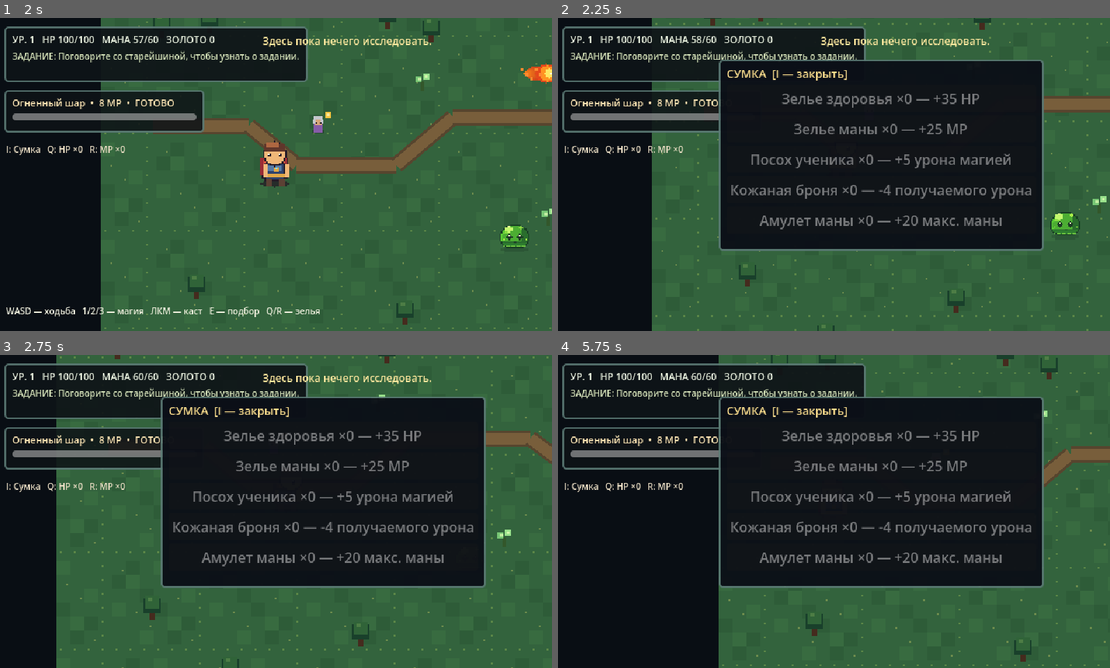
Above: before the commit, frames 1-4 (two rows, left to right).
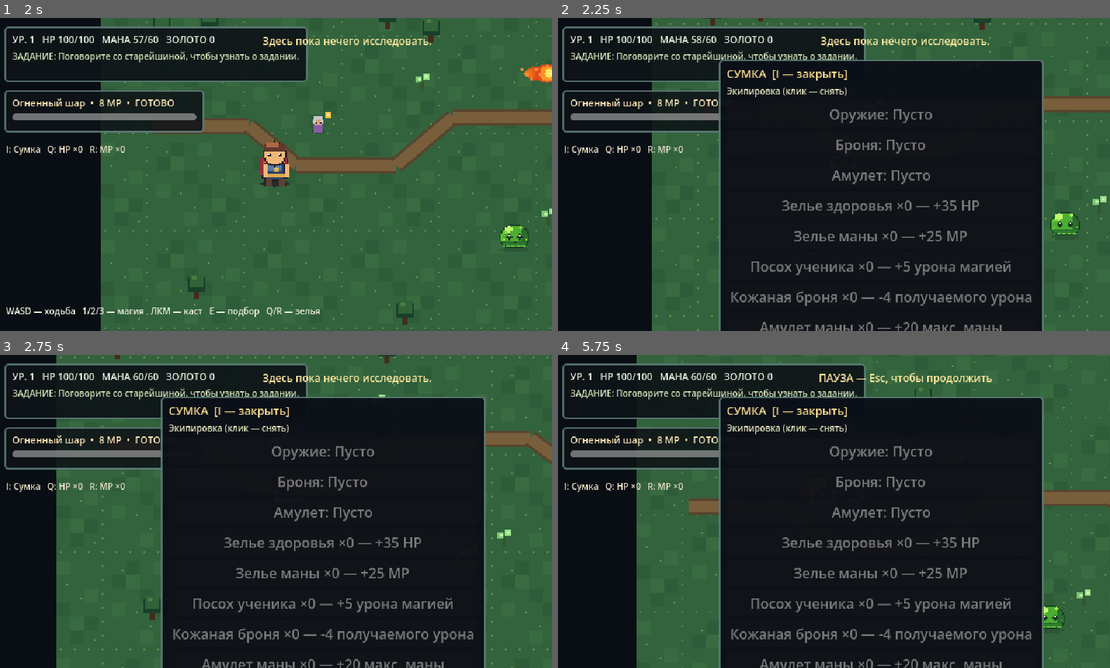
Above: after the commit, the same moments.

Repository: DoctorStrangeSH/Skyward-Tales
Game: Godot game, scene res://scenes/main.tscn
The game is run twice, just before and just after one commit, with the same random seed, the same clock (stepped at 60 frames per second) and the same inputs.
Inputs (mouse positions are in pixels of both pictures, inside the frame that each line leads up to):
- Up to frame 1 (2 s): tap Enter at 0.5 s; move the mouse to (397, 158) at 0.52 s; press the mouse at (397, 158) at 0.53 s; hold D (move_right) 0.53-1.28 s; move the mouse to (160, 190) at 1.27 s; release the mouse at (160, 190) at 1.28 s; hold S (move_down) from 1.28 s (still down); tap E (interact) at 1.35 s
- Up to frame 2 (2.25 s): move the mouse to (889, 105) at 2.02 s; release S (move_down) at 2.03 s; hold D (move_right) from 2.03 s (still down); tap I at 2.1 s
- Up to frame 3 (2.75 s): keep holding D (move_right)
- Up to frame 4 (5.75 s): move the mouse to (806, 574) at 2.77 s; release D (move_right) at 2.78 s; hold W (move_up) 2.78-3.53 s; tap Q at 2.85 s; click (806, 574) at 2.92 s; move the mouse to (999, 558) at 3.52 s; hold A (move_left) 3.53-5.03 s; tap R at 3.6 s; tap Escape (pause) at 4.15 s; move the mouse to (662, 464) at 4.27 s; tap 1 at 4.35 s; move the mouse to (861, 511) at 5.02 s; hold S (move_down) from 5.03 s (still down); tap 2 at 5.1 s; click (861, 511) at 5.17 s

Frame 1 is identical in both runs. In frame 2, 20% of the frame differs, in the area x 29-89%, y 22-100%; in frame 3, 20%; in frame 4, 33%, in the area x 14-100%, y 0-100%.

Commit message:
feat: removable equipment slots with reversible mana bonuses and CI test

Diff:
--- a/scripts/hud.gd
+++ b/scripts/hud.gd
@@ -12,8 +12,10 @@
 var inventory_label: Label
 var inventory_panel: PanelContainer
 var inventory_list: VBoxContainer
+var equipment_list: VBoxContainer
 var inventory_open: bool = false
 signal inventory_use_requested(item_id: String)
+signal inventory_unequip_requested(slot: String)
 var message_time: float = 0.0
 var dialogue_visible: bool = false
 
@@ -86,6 +88,9 @@
 	var contents := VBoxContainer.new()
 	inventory_panel.add_child(contents)
 	contents.add_child(_make_label("СУМКА  [I — закрыть]", 13, Color(1.0, 0.88, 0.56)))
+	contents.add_child(_make_label("Экипировка (клик — снять)", 10, Color(0.91, 0.90, 0.75)))
+	equipment_list = VBoxContainer.new()
+	contents.add_child(equipment_list)
 	inventory_list = VBoxContainer.new()
 	contents.add_child(inventory_list)
 	inventory_panel.visible = false
@@ -127,6 +132,18 @@
 	for child in inventory_list.get_children():
 		inventory_list.remove_child(child)
 		child.queue_free()
+	for child in equipment_list.get_children():
+		equipment_list.remove_child(child)
+		child.queue_free()
+	var slots: Dictionary = {"weapon": "Оружие", "armor": "Броня", "amulet": "Амулет"}
+	var gear_names: Dictionary = {"apprentice_staff": "Посох ученика", "leather_armor": "Кожаная броня", "mana_amulet": "Амулет маны"}
+	for slot in ["weapon", "armor", "amulet"]:
+		var equipped_item: String = str(player.equipment.get(slot, ""))
+		var slot_button := Button.new()
+		slot_button.text = "%s: %s" % [slots[slot], gear_names.get(equipped_item, "Пусто")]
+		slot_button.disabled = equipped_item.is_empty()
+		slot_button.pressed.connect(func() -> void: inventory_unequip_requested.emit(slot))
+		equipment_list.add_child(slot_button)
 	var order: Array[String] = ["health_potion", "mana_potion", "apprentice_staff", "leather_armor", "mana_amulet"]
 	var names: Dictionary = {"health_potion": "Зелье здоровья", "mana_potion": "Зелье маны", "apprentice_staff": "Посох ученика", "leather_armor": "Кожаная броня", "mana_amulet": "Амулет маны"}
 	var descriptions: Dictionary = {"health_potion": "+35 HP", "mana_potion": "+25 MP", "apprentice_staff": "+5 урона магией", "leather_armor": "-4 получаемого урона", "mana_amulet": "+20 макс. маны"}
--- a/scripts/main.gd
+++ b/scripts/main.gd
@@ -30,6 +30,7 @@
 	hud = GameHud.new()
 	add_child(hud)
 	hud.inventory_use_requested.connect(_on_inventory_use)
+	hud.inventory_unequip_requested.connect(_on_inventory_unequip)
 
 	_spawn_elder()
 	_spawn_herb(Vector2(370, 155))
@@ -183,7 +184,14 @@
 
 func _on_loot_collected(item_id: String, amount: int) -> void:
 	player.add_item(item_id, amount)
-	hud.show_message("Получено: %s ×%d" % [("Зелье здоровья" if item_id == "health_potion" else "Зелье маны"), amount], 2.0)
+	var names: Dictionary = {"health_potion": "Зелье здоровья", "mana_potion": "Зелье маны", "apprentice_staff": "Посох ученика", "leather_armor": "Кожаная броня", "mana_amulet": "Амулет маны"}
+	hud.show_message("Получено: %s ×%d" % [names.get(item_id, item_id), amount], 2.0)
+
+func _on_inventory_unequip(slot: String) -> void:
+	if hud.dialogue_visible or get_tree().paused:
+		return
+	if player.unequip_slot(slot):
+		hud.show_message("Экипировка снята.", 1.5)
 
 func _on_inventory_use(item_id: String) -> void:
 	if item_id in ["apprentice_staff", "leather_armor", "mana_amulet"]:
--- a/scripts/player.gd
+++ b/scripts/player.gd
@@ -88,30 +88,50 @@
 func get_spell_bonus() -> int:
 	return 5 if equipment.get("weapon", "") == "apprentice_staff" else 0
 
-func equip_item(item_id: String) -> bool:
-	var slot: String = ""
-	var old_max_mana: int = max_mana
+func _slot_for_item(item_id: String) -> String:
 	match item_id:
 		"apprentice_staff":
-			slot = "weapon"
+			return "weapon"
 		"leather_armor":
-			slot = "armor"
+			return "armor"
 		"mana_amulet":
-			slot = "amulet"
-		_:
-			return false
-	if int(inventory.get(item_id, 0)) < 1 or equipment.get(slot, "") == item_id:
+			return "amulet"
+	return ""
+
+func equip_item(item_id: String) -> bool:
+	var slot: String = _slot_for_item(item_id)
+	if slot.is_empty() or int(inventory.get(item_id, 0)) <= 0:
+		return false
+	if str(equipment.get(slot, "")) == item_id:
 		return false
 	var previous: String = str(equipment.get(slot, ""))
+	# Remove old equipment bonuses before installing replacement.
+	if slot == "amulet" and previous == "mana_amulet":
+		max_mana -= 20
+		mana = mini(mana, max_mana)
 	inventory[item_id] = int(inventory[item_id]) - 1
 	if int(inventory[item_id]) <= 0:
 		inventory.erase(item_id)
 	if not previous.is_empty():
-		add_item(previous)
+		inventory[previous] = int(inventory.get(previous, 0)) + 1
 	equipment[slot] = item_id
-	if slot == "amulet":
+	if slot == "amulet" and item_id == "mana_amulet":
 		max_mana += 20
 		mana = mini(max_mana, mana + 20)
+	stats_changed.emit()
+	return true
+
+func unequip_slot(slot: String) -> bool:
+	if not equipment.has(slot):
+		return false
+	var item_id: String = str(equipment[slot])
+	if item_id.is_empty():
+		return false
+	if slot == "amulet" and item_id == "mana_amulet":
+		max_mana -= 20
+		mana = mini(mana, max_mana)
+	equipment[slot] = ""
+	inventory[item_id] = int(inventory.get(item_id, 0)) + 1
 	stats_changed.emit()
 	return true
 
--- /dev/null
+++ b/tests/equipment_unequip.gd
@@ -0,0 +1,47 @@
+extends SceneTree
+
+func _initialize() -> void:
+	call_deferred("_run")
+
+func _verify(condition: bool, description: String) -> bool:
+	if not condition:
+		push_error("UNEQUIP TEST FAILED: " + description)
+		quit(1)
+		return false
+	return true
+
+func _run() -> void:
+	var game: Node2D = load("res://scenes/main.tscn").instantiate()
+	root.add_child(game)
+	await process_frame
+	var hero: PlayerCharacter = game.player
+	hero.add_item("mana_amulet")
+	if not _verify(hero.equip_item("mana_amulet") and hero.max_mana == 80, "amulet equip"):
+		return
+	hero.mana = 77
+	if not _verify(hero.unequip_slot("amulet") and hero.max_mana == 60 and hero.mana == 60, "amulet remove and clamp"):
+		return
+	if not _verify(int(hero.inventory.get("mana_amulet", 0)) == 1, "returned item"):
+		return
+	for i in 3:
+		if not _verify(hero.equip_item("mana_amulet") and hero.max_mana == 80, "repeat equip"):
+			return
+		if not _verify(hero.unequip_slot("amulet") and hero.max_mana == 60, "repeat remove"):
+			return
+	hero.add_item("apprentice_staff")
+	hero.add_item("leather_armor")
+	hero.equip_item("apprentice_staff")
+	hero.equip_item("leather_armor")
+	if not _verify(game.hud.inventory_list != null, "inventory not ready"):
+		return
+	game.hud.toggle_inventory(hero)
+	if not _verify(game.hud.equipment_list.get_child_count() == 3, "equipment slots missing"):
+		return
+	game._on_inventory_unequip("weapon")
+	if not _verify(hero.get_spell_bonus() == 0 and int(hero.inventory.get("apprentice_staff", 0)) == 1, "staff unequip"):
+		return
+	game._on_inventory_unequip("armor")
+	if not _verify(hero.get_armor() == 0, "armor unequip"):
+		return
+	print("UNEQUIP TEST OK: repeated amulet, max mana clamp, equipment slots")
+	quit(0)
Not shown, changed: docs/AI_HANDOFF.md
Not shown, changed: docs/ROADMAP.md
